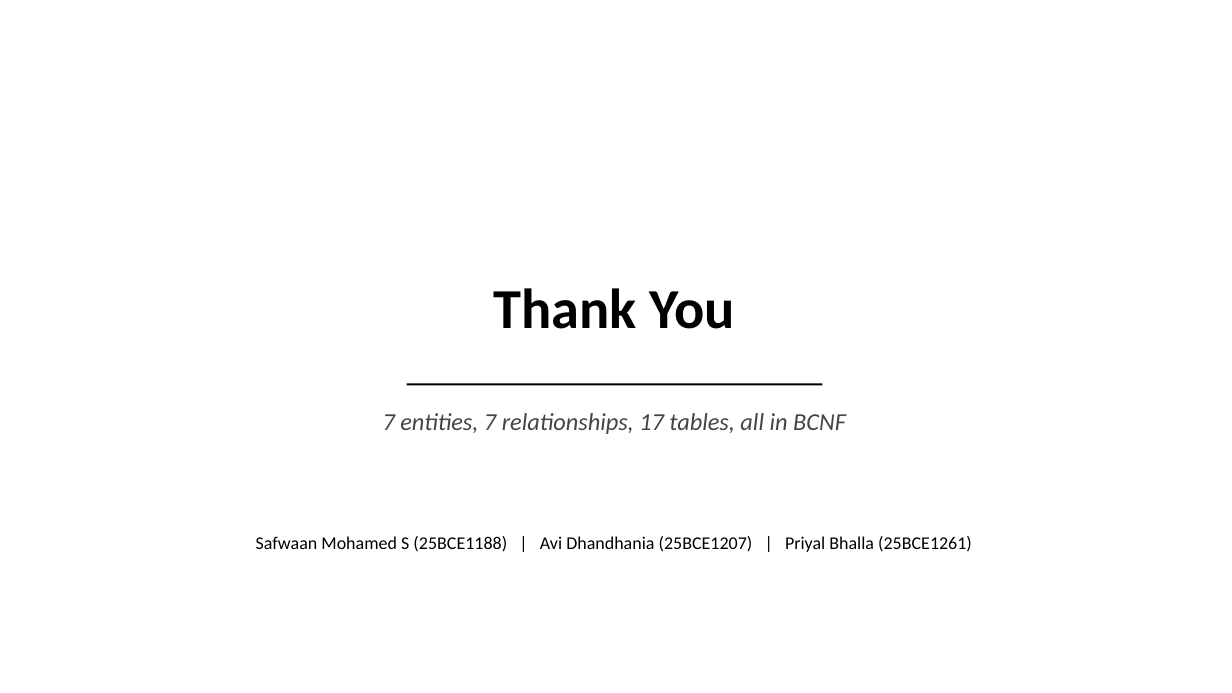
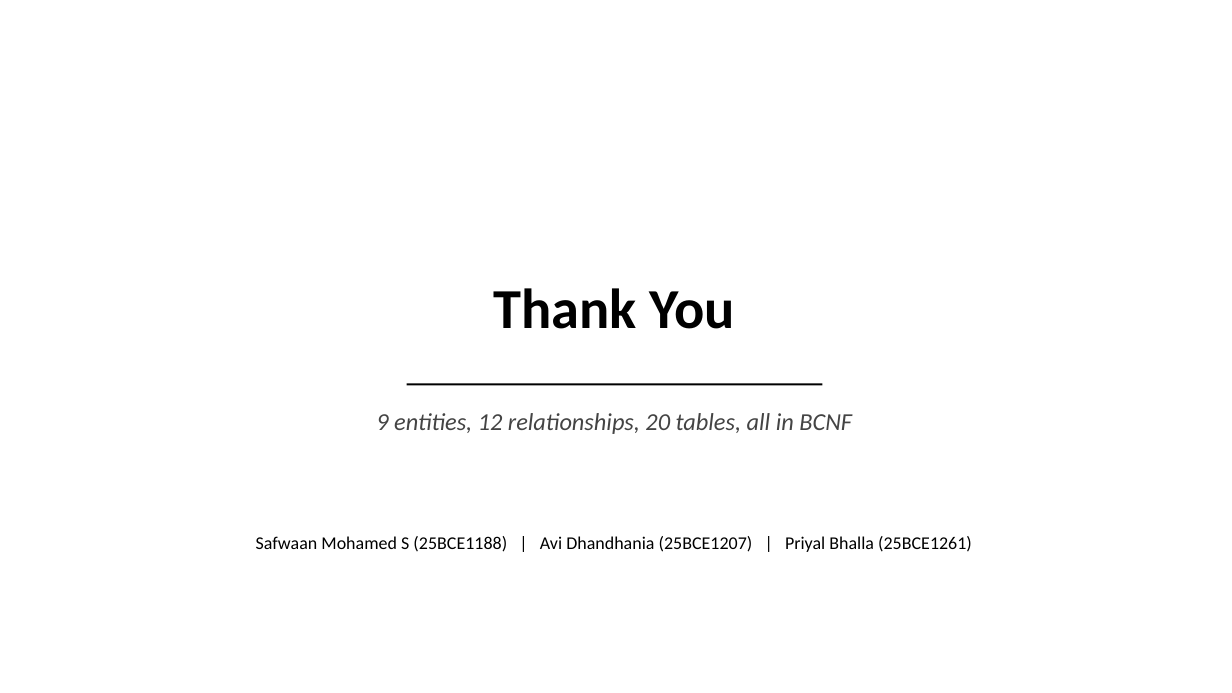
Before and after one commit to AviDhandhania/warehouse-supply-chain-dbms, a slide deck: slide 36 of presentation/DA1_Presentation.pptx (slide 33 before the commit). Drawn at 1232x693 pixels with LibreOffice and Linux fonts; fonts in the diff are those of the drawing. Boxes give left, top, right and bottom in pixels: in the first picture for what was removed or moved away, otherwise in the second. Text is boxed around its words. In the diff, an @@ line names an element or a change of style, - is before the commit and + after.

Commit message:
DA1: add generalization, aggregation and a 1:1 relationship
MANAGES joins EMPLOYEE and WAREHOUSE one to one, which is what WAREHOUSE
already needed to justify ManagerID. The column now carries a UNIQUE
constraint, so WAREHOUSE has a second candidate key and is still in BCNF.

Generalization lifts SHIPMENT and GOODS_RETURN into GOODS_MOVEMENT. Both
subclasses are in the ER model as separate entities with their own links to
ORDERS and WAREHOUSE, and the EER model lifts the shared columns and both
links into the superclass, collapsing ShipmentID and ReturnID into
MovementID. Built upwards from what existed, which is the only thing that
distinguishes it from the specialization already in the model.

Aggregation boxes SUPPLIER, SUPPLIES and PRODUCT and hangs INSPECTION off the
box. The ER model gives INSPECTION two separate links, one per participant,
so the figure shows why the aggregation is needed. It maps to a two-column
foreign key into SUPPLIES, so an inspection cannot name a pair that is not
supplied. Drawn as its own figure, since the box would have covered half of
the EER model.

Final schema goes from 17 tables to 20 with INSPECTION, GOODS_MOVEMENT and
GOODS_RETURN. Eight come out of the normalization and twelve straight from
the mapping.

The normalization chain is untouched: sample_data, the five norm figures and
decomp_tree are byte for byte what they were, because the lineage runs
through the other eight tables. Every count in the report, the deck and the
README follows the new totals.

```diff
--- a/presentation/DA1_Presentation.pptx
+++ b/presentation/DA1_Presentation.pptx
@@ text at [376,413,852,434]: text changed @@
-7 entities, 7 relationships, 17 tables, all in BCNF
+9 entities, 12 relationships, 20 tables, all in BCNF
```
Also in this commit, not shown: 12 other slides changed, 3 slides added, 8 other files.
